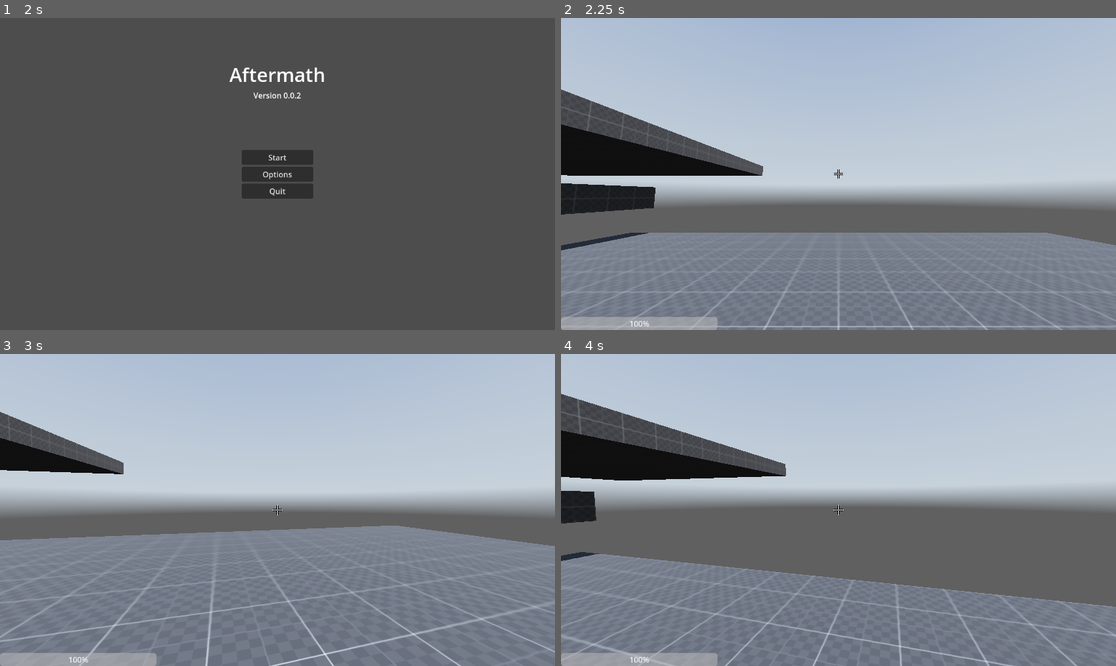
Above: before the commit, frames 1-4 (two rows, left to right).
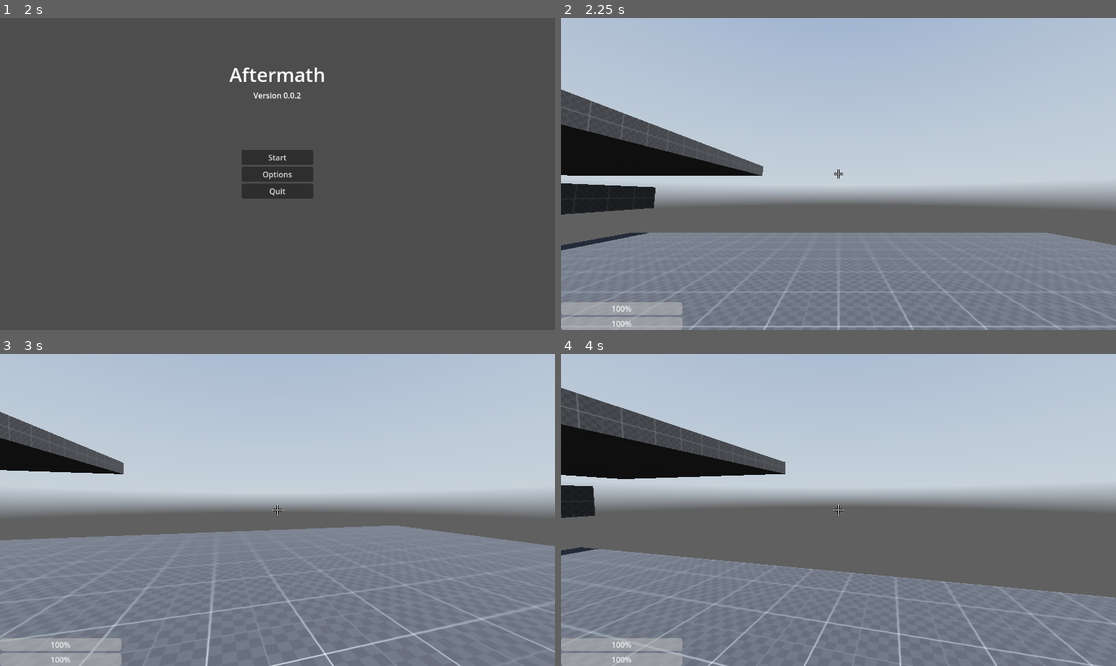
Above: after the commit, the same moments.

Repository: loumcn12/Aftermath
Game: Godot game, scene res://scenes/main menu/main_menu.tscn
Same seed, same stepped clock (60 frames per second), same inputs: the game is played once before the commit and once after it. A sky picture missing from this copy of the repository is replaced by a grey-blue gradient.
Inputs (mouse positions are in pixels of both pictures, inside the frame that each line leads up to):
- Up to frame 1 (2 s): click "Options" at 0.5 s; click "Back" at 1.25 s
- Up to frame 2 (2.25 s): click "Start" at 2 s
- Up to frame 3 (3 s): tap Enter at 2.75 s; move the mouse to (305, 510) at 2.77 s; hold W (forward) from 2.78 s (still down); hold Ctrl (crouch) from 2.78 s (still down)
- Up to frame 4 (4 s): keep holding W (forward); tap Space (jump) at 3.02, 3.32, 3.77 s; tap Shift (sprint) at 3.05, 3.6 s; move the mouse to (810, 510) at 3.52 s; release Ctrl (crouch) at 3.53 s; tap L at 3.8 s

Frame 1 is identical in both runs. In frame 2, 1.2% of the frame differs, in the area x 0-29%, y 91-100%; in frame 3, 1.2%; in frame 4, 7.1%, in the area x 0-100%, y 10-100%.

Commit message:
Added return to menu function and stamina base

Diff:
--- a/scenes/main menu/main_menu.tscn
+++ b/scenes/main menu/main_menu.tscn
@@ -8,6 +8,7 @@
 [sub_resource type="LabelSettings" id="LabelSettings_8w606"]
 
 [node name="MainMenu" type="Control"]
+process_mode = 3
 layout_mode = 3
 anchors_preset = 15
 anchor_right = 1.0
--- a/scenes/pause_menu.tscn
+++ b/scenes/pause_menu.tscn
@@ -32,18 +32,23 @@
 [node name="GamePausedLabel" type="Label" parent="PauseContainer/VBoxContainer"]
 layout_mode = 2
 text = "Game Paused"
+horizontal_alignment = 1
 
 [node name="ResumeButton" type="Button" parent="PauseContainer/VBoxContainer"]
 layout_mode = 2
-text = "Resume"
+text = "Resume Game"
 
 [node name="RestartButton" type="Button" parent="PauseContainer/VBoxContainer"]
 layout_mode = 2
-text = "Restart"
+text = "Restart Level"
 
 [node name="MenuButton" type="Button" parent="PauseContainer/VBoxContainer"]
 layout_mode = 2
-text = "Options"
+text = "Options Menu"
+
+[node name="ReturntoMenu" type="Button" parent="PauseContainer/VBoxContainer"]
+layout_mode = 2
+text = "Return to Main Menu"
 
 [node name="QuitGameButton" type="Button" parent="PauseContainer/VBoxContainer"]
 layout_mode = 2
@@ -66,4 +71,5 @@
 [connection signal="pressed" from="PauseContainer/VBoxContainer/ResumeButton" to="." method="_on_resume_button_pressed"]
 [connection signal="pressed" from="PauseContainer/VBoxContainer/RestartButton" to="." method="_on_restart_button_pressed"]
 [connection signal="pressed" from="PauseContainer/VBoxContainer/MenuButton" to="." method="_on_menu_button_pressed"]
+[connection signal="pressed" from="PauseContainer/VBoxContainer/ReturntoMenu" to="." method="_on_returnto_menu_pressed"]
 [connection signal="pressed" from="PauseContainer/VBoxContainer/QuitGameButton" to="." method="_on_quit_game_button_pressed"]
--- a/scenes/player.tscn
+++ b/scenes/player.tscn
@@ -64,12 +64,19 @@
 texture = ExtResource("2_g2els")
 expand_mode = 2
 
-[node name="ProgressBar" type="ProgressBar" parent="PlayerHud/Control"]
+[node name="VBoxContainer" type="VBoxContainer" parent="PlayerHud/Control"]
 layout_mode = 1
 anchors_preset = 2
 anchor_top = 1.0
 anchor_bottom = 1.0
-offset_top = -27.0
-offset_right = 325.0
+offset_top = -58.0
+offset_right = 252.0
 grow_vertical = 0
+
+[node name="HealthBar" type="ProgressBar" parent="PlayerHud/Control/VBoxContainer"]
+layout_mode = 2
 step = 1.0
+
+[node name="StaminaBar" type="ProgressBar" parent="PlayerHud/Control/VBoxContainer"]
+layout_mode = 2
+step = 1.0
--- a/scripts/globalscript.gd
+++ b/scripts/globalscript.gd
@@ -2,3 +2,4 @@
 
 var mousemode = Input.MOUSE_MODE_CONFINED
 var crosshair = true
+var globalStamina = 100
--- a/scripts/main.gd
+++ b/scripts/main.gd
@@ -5,6 +5,11 @@
 @onready var player = $player
 var paused = false
 
+func _ready() -> void:
+	pause_menu.hide()
+	get_tree().paused = false
+	hud.visible = true
+	paused = false
 
 func _physics_process(_delta: float) -> void:
 	if Input.is_action_just_pressed("escape"):
--- a/scripts/pause_menu.gd
+++ b/scripts/pause_menu.gd
@@ -35,3 +35,6 @@
 
 func _on_quit_game_button_pressed() -> void:
 	get_tree().quit()
+
+func _on_returnto_menu_pressed() -> void:
+	get_tree().change_scene_to_file("res://scenes/main menu/main_menu.tscn")
--- a/scripts/player.gd
+++ b/scripts/player.gd
@@ -16,6 +16,14 @@
 @export var sprinting_speed = 8.0
 @export var crouching_speed = 3.0
 
+
+# Stamina Variables
+
+@export var stamina = Globalscript.globalStamina
+@export var WalkRecharge = 1
+@export var CrouchRecharge = 2
+@export var SprintDischarge = 1
+
 # States
 
 var walking = false
@@ -79,12 +87,8 @@
 	# Get the input direction and handle the movement/deceleration.
 	var input_dir = Input.get_vector("left", "right", "forward", "backward")
 
-	if Input.is_physical_key_pressed(KEY_L):
-		position.y = lerp(position.y, position.y + 0.5, delta*lerp_speed)
-
-
 	# Handle crouching and sprinting
-	if (Input.is_action_pressed("crouch") && is_on_floor()):
+	if (Input.is_action_pressed("crouch") and is_on_floor()):
 
 		# Crouching
 
@@ -107,7 +111,7 @@
 		standing_collision_shape.disabled = false
 		crouching_collision_shape.disabled = true
 
-		if Input.is_action_pressed("sprint"):
+		if Input.is_action_pressed("sprint") and (stamina > 1):
 
 			# Sprinting
 
@@ -138,6 +142,21 @@
 		head_bobbing_current_intensity = head_bobbing_crouching_intensity
 		head_bobbing_index += head_bobbing_crouching_speed * delta
 
+
+	# Handle Stamina
+	if sprinting and (stamina > 1):
+		stamina = stamina - SprintDischarge
+	elif walking and (stamina <= 100):
+		stamina = stamina + WalkRecharge
+	elif crouching and (stamina <= 100):
+		stamina = stamina + CrouchRecharge
+	if stamina < 1:
+		stamina = 1
+	elif stamina > 100:
+		stamina = 100
+
+	Globalscript.globalStamina = stamina
+
 	if is_on_floor() && input_dir != Vector2.ZERO:
 		head_bobbing_vector.y = sin(head_bobbing_index)
 		head_bobbing_vector.x = sin(head_bobbing_index/2)+0.5
@@ -153,7 +172,7 @@
 		velocity.y -= gravity * delta
 
 	# Handle jump.
-	if Input.is_action_just_pressed("jump") and is_on_floor():
+	if Input.is_action_just_pressed("jump") and is_on_floor() and (stamina > 1):
 		velocity.y = jump_velocity
 
 
--- a/scripts/player_hud.gd
+++ b/scripts/player_hud.gd
@@ -1,8 +1,9 @@
 extends CanvasLayer
 
 @onready var player: CharacterBody3D = $".."
-@onready var HealthBar: ProgressBar = $Control/ProgressBar
+@onready var HealthBar: ProgressBar = $Control/VBoxContainer/HealthBar
 @onready var crosshair = $Control/Crosshair
+@onready var StaminaBar = $Control/VBoxContainer/StaminaBar
 
 func _crosshair():
 	if Globalscript.crosshair:
@@ -16,3 +17,4 @@
 
 func _process(_delta: float) -> void:
 	HealthBar.value = player.Health
+	StaminaBar.value = Globalscript.globalStamina
